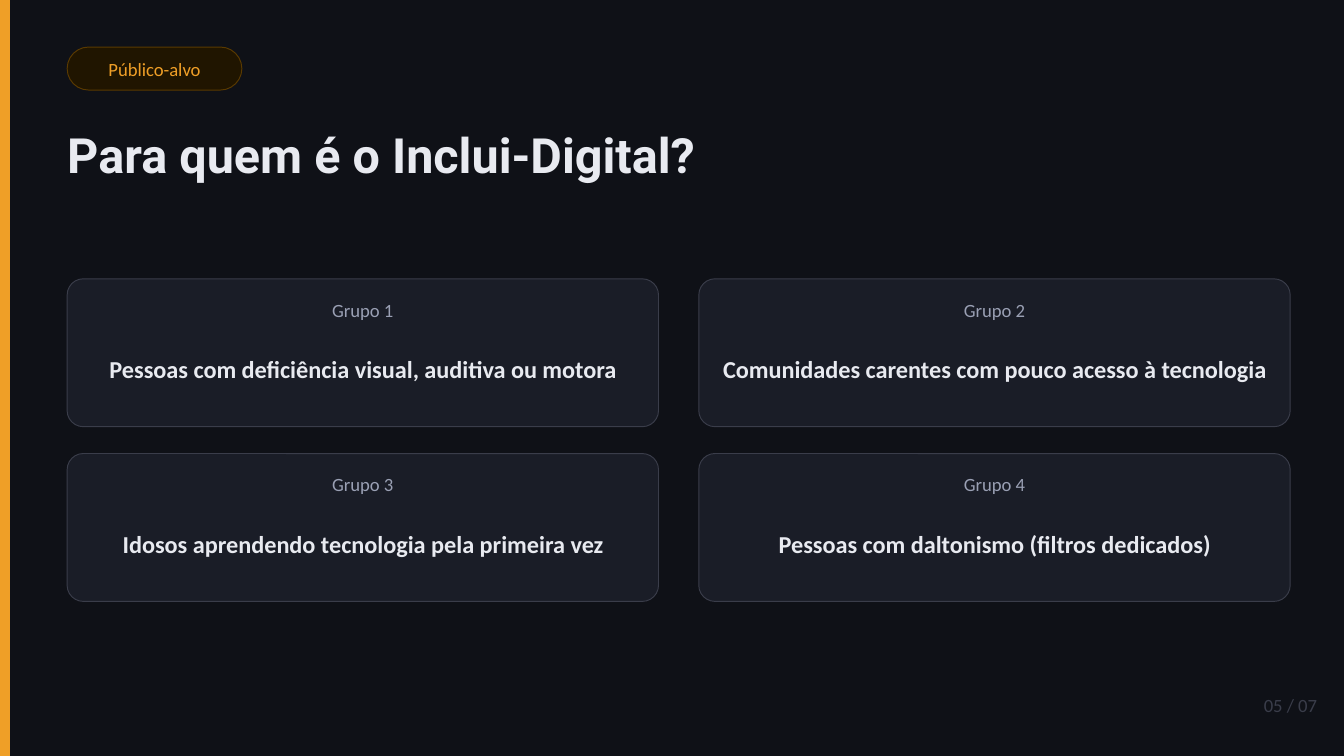
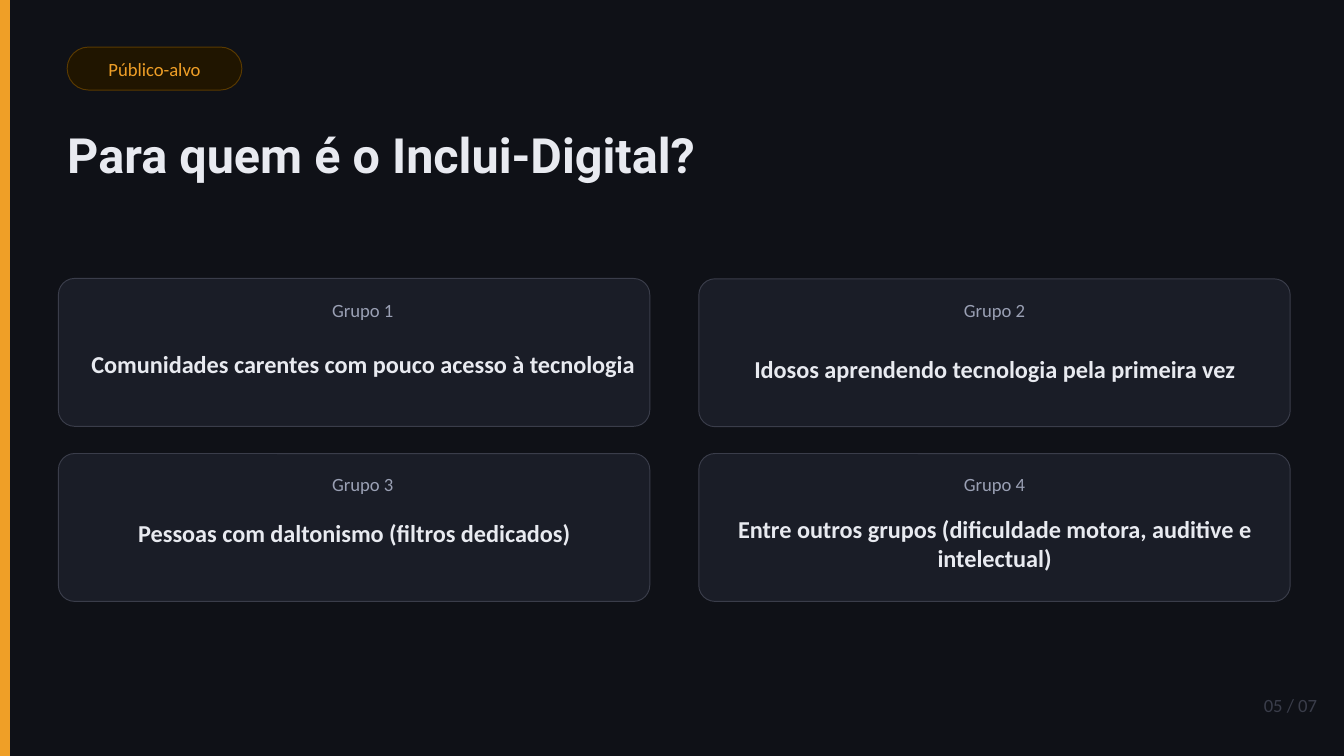
Before and after one commit to emanuelgdvf/emanuelgdvf03, a slide deck: slide 5 of Inclui-Digital.pptx. Drawn at 1344x756 pixels with LibreOffice and Linux fonts; fonts in the diff are those of the drawing. Boxes give left, top, right and bottom in pixels: in the first picture for what was removed or moved away, otherwise in the second. Text is boxed around its words. In the diff, an @@ line names an element or a change of style, - is before the commit and + after.

```diff
--- a/Inclui-Digital.pptx
+++ b/Inclui-Digital.pptx
@@ rounded rectangle: place and size @@
-rounded rectangle at <box>67,280,659,427</box>
+rounded rectangle at <box>58,278,649,426</box>
@@ text at <box>91,356,635,377</box>: text changed @@
-Pessoas com deficiência visual, auditiva ou motora
+Comunidades carentes com pouco acesso à tecnologia
@@ text at <box>754,361,1235,382</box>: text changed @@
-Comunidades carentes com pouco acesso à tecnologia
+Idosos aprendendo tecnologia pela primeira vez
@@ rounded rectangle: place and size @@
-rounded rectangle at <box>67,454,659,602</box>
+rounded rectangle at <box>58,454,649,602</box>
@@ text at <box>138,524,570,546</box>: text changed @@
-Idosos aprendendo tecnologia pela primeira vez
+Pessoas com daltonismo (filtros dedicados)
@@ text at <box>738,520,1251,571</box>: text changed @@
-Pessoas com daltonismo (filtros dedicados)
+Entre outros grupos (dificuldade motora, auditive e intelectual)
```
Also in this commit, not shown: 4 other slides changed, 2 other files.
